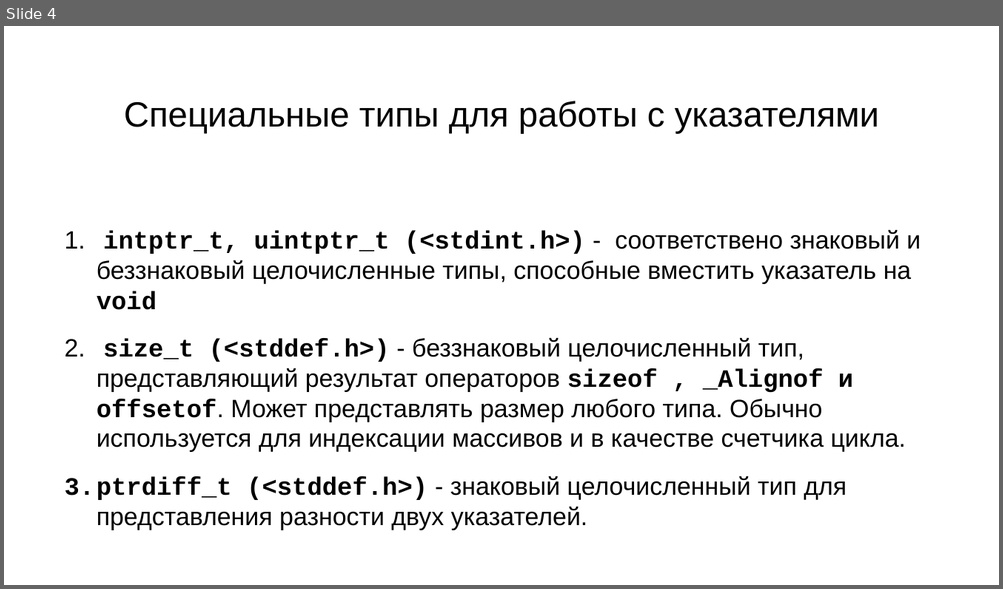
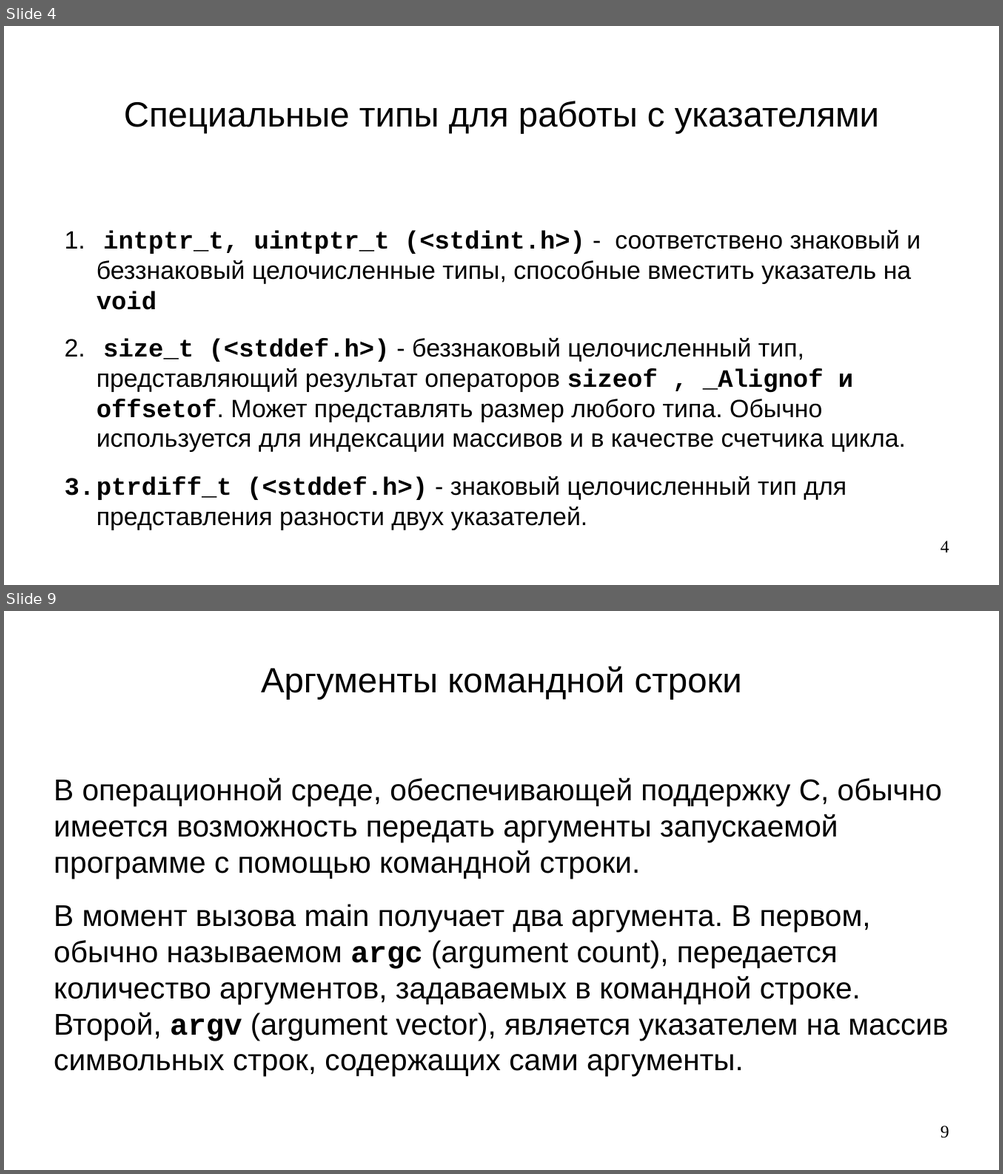
Before and after one commit to steelcraft/stud-lab, a slide deck: Лекции/CBCP01#L6.odp. Shown one above the other, each under a label of ours: slide 4 before the commit, slides 4 and 9 after it; the slides between them are not shown. The pictures are 1003x589 and 1003x1174 pixels, drawn with LibreOffice and Linux fonts; fonts in the diff are those of the drawing. Boxes give left, top, right and bottom in pixels: in the first picture for what was removed or moved away, otherwise in the second. Text is boxed around its words. In the diff, an @@ line names an element or a change of style, - is before the commit and + after.

```diff
--- a/Лекции/CBCP01#L6.odp
+++ b/Лекции/CBCP01#L6.odp
@@ slide 9 added at <box>4,611,999,1170</box>, background #FFFFFF @@
@@ title added at <box>261,666,742,700</box>, 28 pt, text #000000 @@
+Аргументы командной строки
@@ text added at <box>54,777,948,1076</box>, 24 pt, text #000000 @@
+В операционной среде, обеспечивающей поддержку С, обычно имеется возможность передать аргументы запускаемой программе с помощью командной строки.
+В момент вызова main получает два аргумента. В первом, обычно называемом argc (argument count), передается количество аргументов, задаваемых в командной строке. Второй, argv (argument vector), является указателем на массив символьных строк, содержащих сами аргументы.
@@ page number added at <box>940,1126,949,1139</box>, 14 pt, text #000000 @@
+9
@@ slide 4 changed as well @@
@@ page number added at <box>940,541,949,553</box>, 14 pt, text #000000 @@
+4
```
Also in this commit, not shown: 3 other slides changed, 6 other slides added, 10 slides removed.
